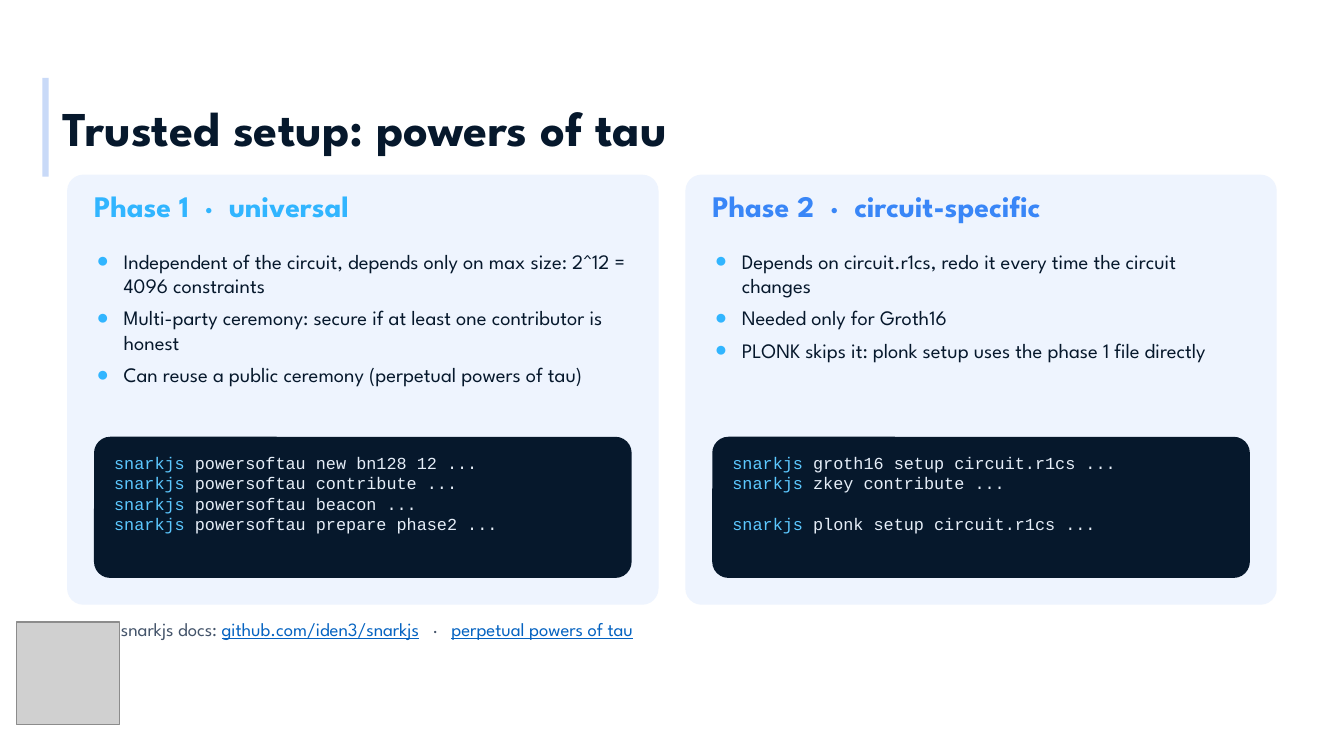
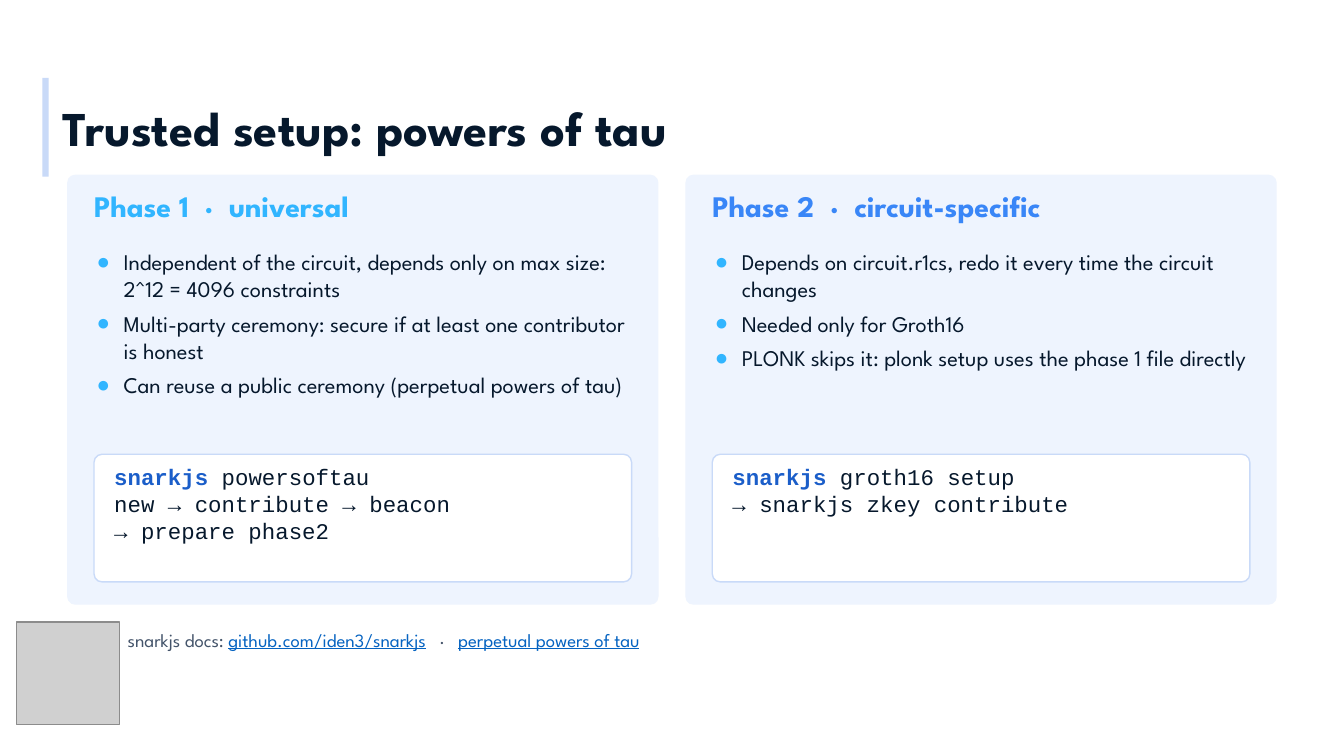
Before and after one commit to radojevicMihailo/ZK-kurs, a slide deck: slide 8 of circom-snarkjs/ZKP MA - Circom i snarkjs.pptx (slide 7 before the commit). Drawn at 1344x756 pixels with LibreOffice and Linux fonts; fonts in the diff are those of the drawing; grey boxes stand for pictures; background and template pictures are left out. Boxes give left, top, right and bottom in pixels: in the first picture for what was removed or moved away, otherwise in the second. Text is boxed around its words. In the diff, an @@ line names an element or a change of style, - is before the commit and + after.

```diff
--- a/circom-snarkjs/ZKP MA - Circom i snarkjs.pptx
+++ b/circom-snarkjs/ZKP MA - Circom i snarkjs.pptx
@@ rounded rectangle at (67,175,659,605): proportions changed @@
@@ rounded rectangle at (685,175,1277,605): proportions changed @@
@@ text "Independent of the circuit, depends ..." at (124,254,625,398): size 11 to 12 pt @@
@@ text "Depends on circuit.r1cs, redo it ..." at (742,254,1246,371): size 11 to 12 pt @@
@@ rounded rectangle: place and size @@
-rounded rectangle at (94,437,632,578)
+rounded rectangle at (94,454,632,582)
@@ rounded rectangle at (94,454,632,582): fill #06182C to #FFFFFF; outline none to #C9DAF8 0.75 pt; proportions changed @@
@@ text at (114,469,450,544): text changed; size 9 to 12 pt; text colour #E6EEF8 to #06182C @@
-snarkjs powersoftau new bn128 12 ...
-snarkjs powersoftau contribute ...
-snarkjs powersoftau beacon ...
-snarkjs powersoftau prepare phase2 ...
+snarkjs powersoftau
+new → contribute → beacon
+→ prepare phase2
@@ rounded rectangle at (712,454,1250,582): fill #06182C to #FFFFFF; outline none to #C9DAF8 0.75 pt; proportions changed @@
@@ rounded rectangle: place and size @@
-rounded rectangle at (712,437,1250,578)
+rounded rectangle at (712,454,1250,582)
@@ text at (732,469,1068,517): text changed; size 9 to 12 pt; text colour #E6EEF8 to #06182C @@
-snarkjs groth16 setup circuit.r1cs ...
-snarkjs zkey contribute ...
-snarkjs plonk setup circuit.r1cs ...
+snarkjs groth16 setup
+→ snarkjs zkey contribute
@@ text "snarkjs docs: github.com/iden3/snarkjs · perpetual ...": place and size @@
-text "snarkjs docs: github.com/iden3/snarkjs · perpetual ..." at (121,623,633,640)
+text "snarkjs docs: github.com/iden3/snarkjs · perpetual ..." at (128,634,639,651)
@@ text "snarkjs docs: github.com/iden3/snarkjs · perpetual ..." at (128,634,639,651): vertical alignment top to middle @@
```
Also in this commit, not shown: 10 other slides changed, 1 slide added, 1 slide removed, 6 other files.
